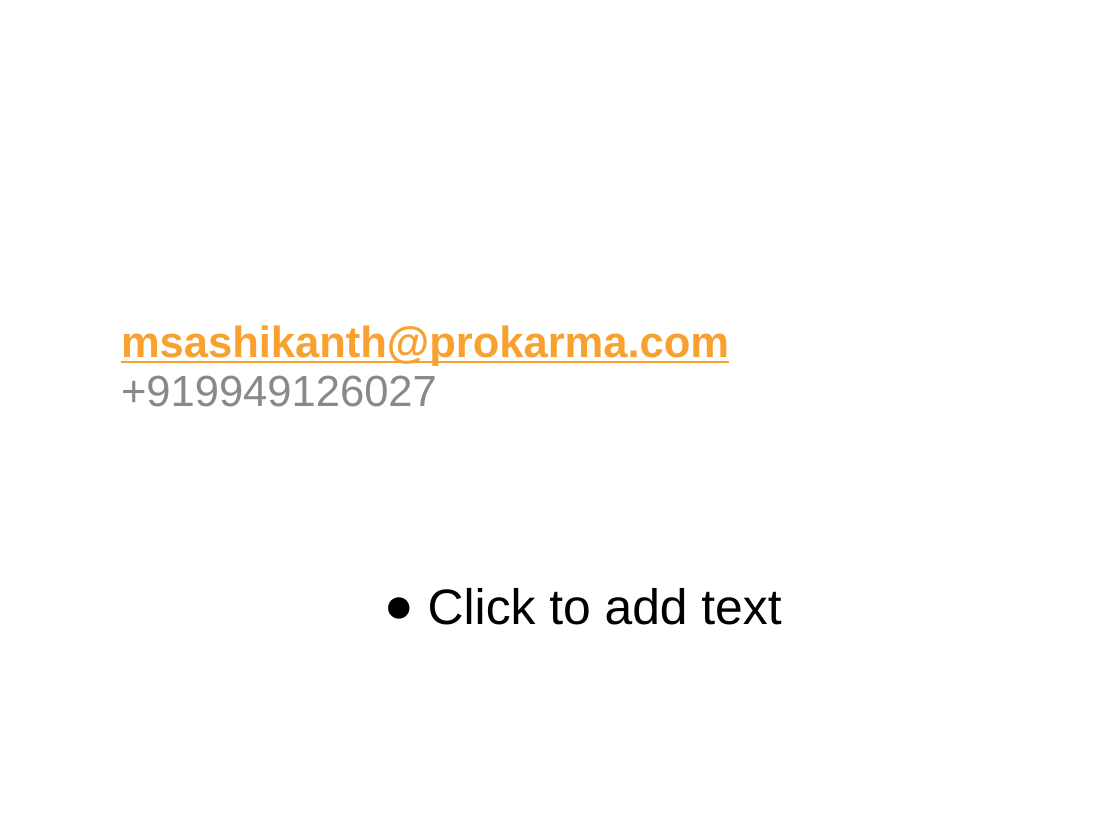
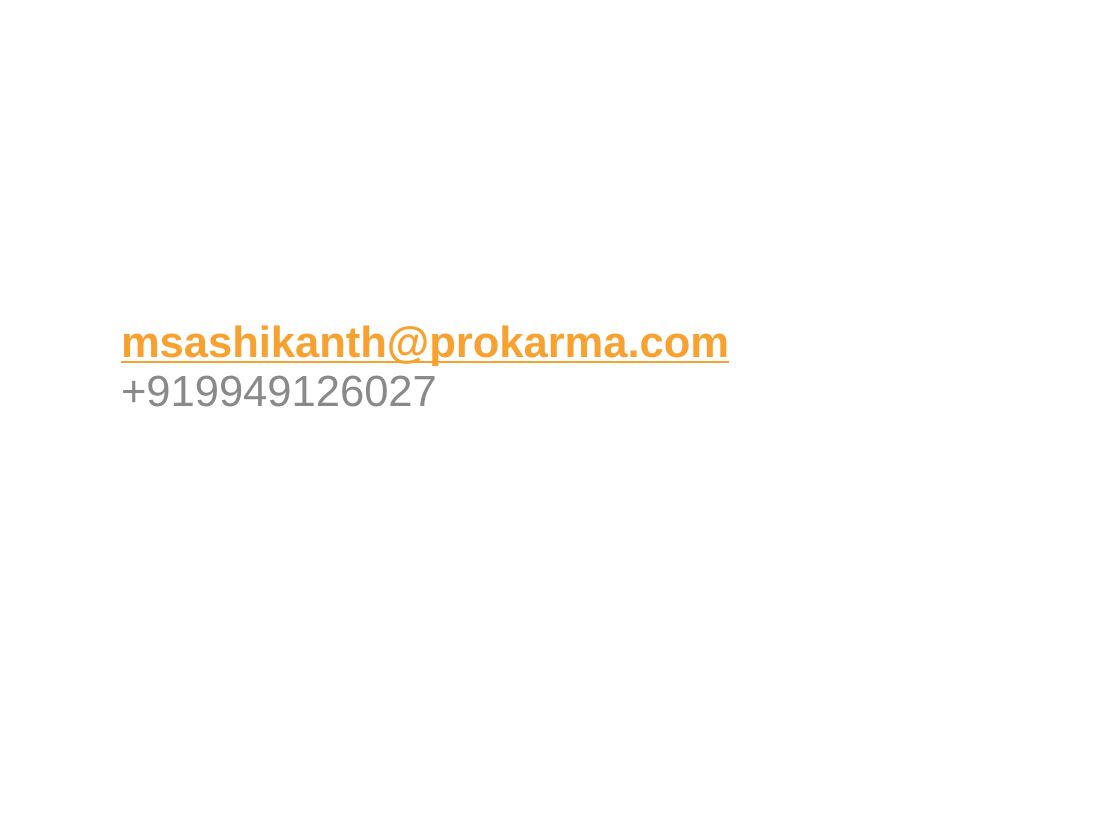
Before and after one commit to mshashi/pkma-spring-core-training, a slide deck: slide 44 of SpringCore.ppt. Drawn at 1120x840 pixels with LibreOffice and Linux fonts; fonts in the diff are those of the drawing. Boxes give left, top, right and bottom in pixels: in the first picture for what was removed or moved away, otherwise in the second. Text is boxed around its words. In the diff, an @@ line names an element or a change of style, - is before the commit and + after.

```diff
--- a/SpringCore.ppt
+++ b/SpringCore.ppt
@@ text removed at [428, 588, 781, 625] @@
-● Click to add text
```
Also in this commit, not shown: 6 other slides changed, 1 other file.
